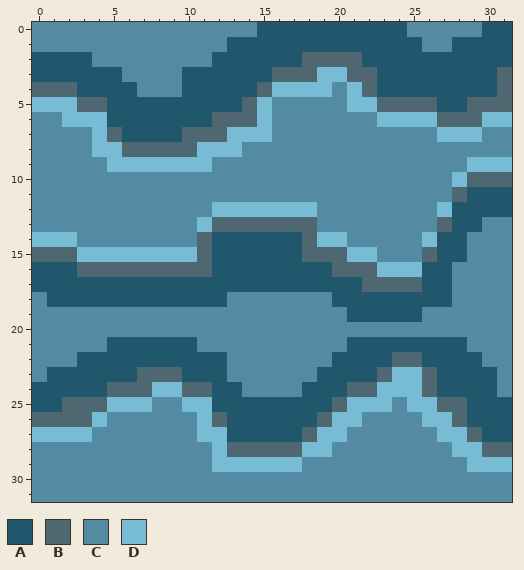
A pixel-art sprite gets an edit: images/water2.png. That is the earlier state.
The file is 32x32 pixels. Colours within 5 levels of each other are drawn and written as one.
Palette (. is transparent): A #21576c  B #4e6771  C #538ca2  D #77bbd5
Pixels before, first column x 0:
 0 CCCCCCCCCCCCCCCAAAAAAAAAACCCCCAA
 1 CCCCCCCCCCCCCAAAAAAAAAAAAACCAAAA
 2 AAAACCCCCCCCAAAAAABBBBAAAAAAAAAA
 3 AAAAAACCCCAAAAAABBBDDBBAAAAAAAAB
 4 BBBAAAACCCAAAAABDDDDCDBAAAAAAAAB
 5 DDDBBAAAAAAAAABDCCCCCDDBBBBAABBB
 6 CCDDDAAAAAAABBBDCCCCCCCDDDDBBBDD
 7 CCCCDBAAAABBBDDDCCCCCCCCCCCDDDCC
 8 CCCCDDBBBBBDDDCCCCCCCCCCCCCCCCCC
 9 CCCCCDDDDDDDCCCCCCCCCCCCCCCCCDDD
10 CCCCCCCCCCCCCCCCCCCCCCCCCCCCDBBB
11 CCCCCCCCCCCCCCCCCCCCCCCCCCCCBAAA
12 CCCCCCCCCCCCDDDDDDDCCCCCCCCDAAAA
13 CCCCCCCCCCCDBBBBBBBCCCCCCCCBAACC
14 DDDCCCCCCCCBAAAAAABDDCCCCCDAACCC
15 BBBDDDDDDDDBAAAAAABBBDDCCCBAACCC
16 AAABBBBBBBBBAAAAAAAABBBDDDAACCCC
17 AAAAAAAAAAAAAAAAAAAAAABBBBAACCCC
18 CAAAAAAAAAAAACCCCCCCAAAAAAAACCCC
19 CCCCCCCCCCCCCCCCCCCCCAAAAACCCCCC
20 CCCCCCCCCCCCCCCCCCCCCCCCCCCCCCCC
21 CCCCCAAAAAACCCCCCCCCCAAAAAAAACCC
22 CCCAAAAAAAAAACCCCCCCAAAABBAAAACC
23 CAAAAAABBBAAACCCCCCAAAABDDBAAAAC
24 AAAAABBBDDBBAACCCCAAABBDDDBAAAAC
25 AABBBDDDCCDDAAAAAAAABDDDCDDBBAAA
26 BBBBDCCCCCCDBAAAAAABDDCCCCDDBAAA
27 DDDDCCCCCCCDDAAAAABDDCCCCCCDDBAA
28 CCCCCCCCCCCCDBBBBBDDCCCCCCCCDDBB
29 CCCCCCCCCCCCDDDDDDCCCCCCCCCCCDDD
30 CCCCCCCCCCCCCCCCCCCCCCCCCCCCCCCC
31 CCCCCCCCCCCCCCCCCCCCCCCCCCCCCCCC
The result:
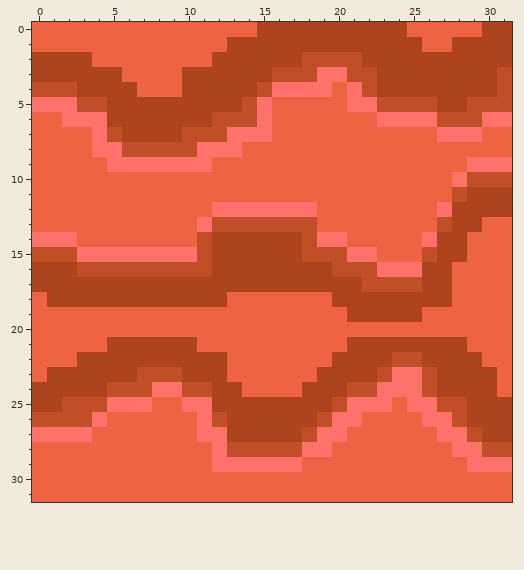
From old to new:
Colour A changes from #21576c to #ae441e.
Colour B changes from #4e6771 to #c04f28.
Colour C changes from #538ca2 to #ee6342.
Colour D changes from #77bbd5 to #ff726c.
Where, in picture pixels (left, top, right, bottom), the same in both pictures:
changed: (32, 22, 512, 502)
